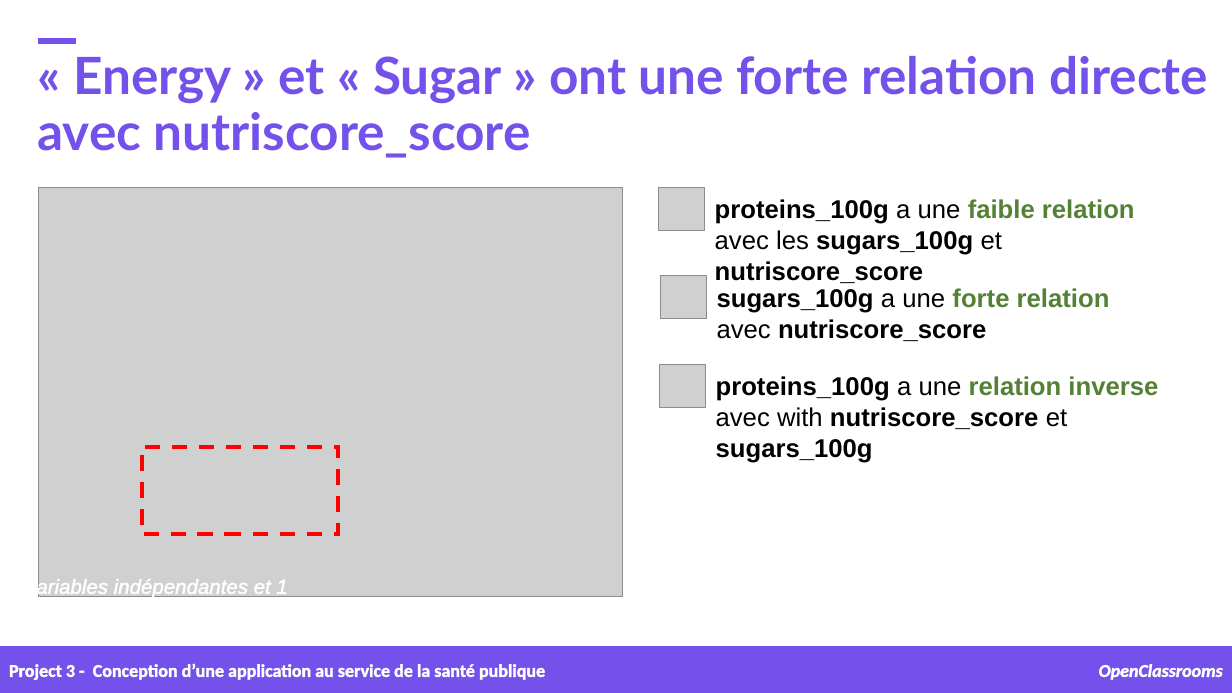
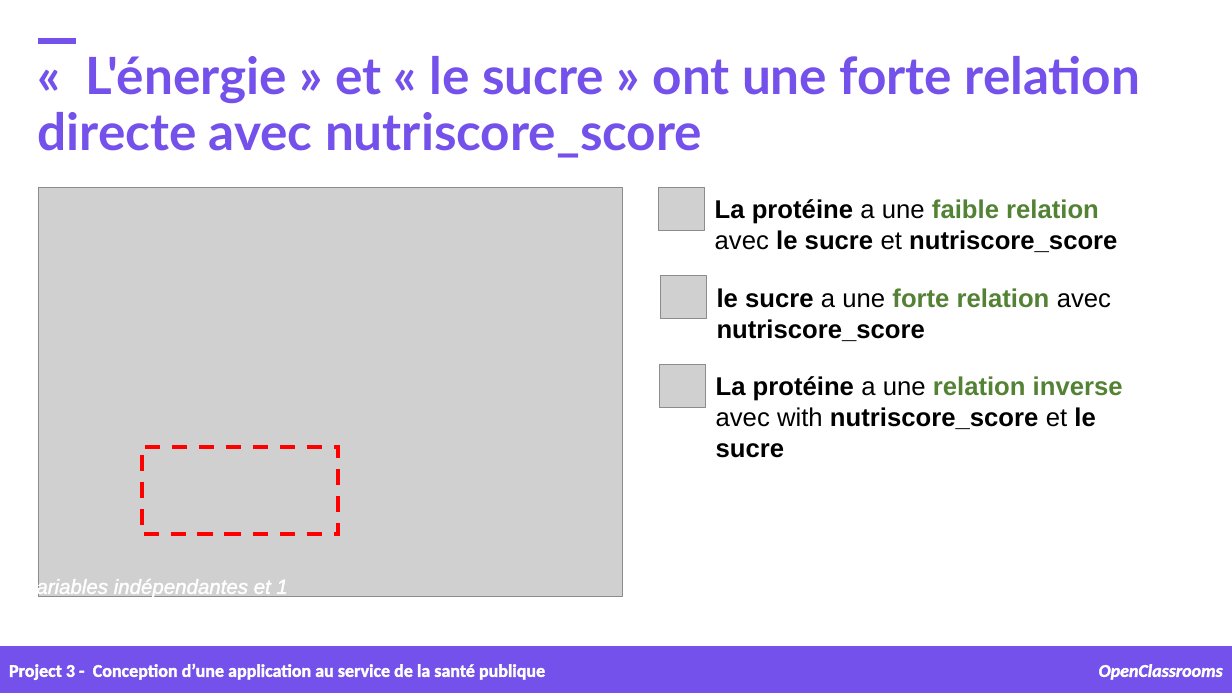
Before and after one commit to samirhinojosa/OC-P3-design-application-public-health, a slide deck: slide 28 of supports/P3_02_presentation v1.pptx (slide 29 before the commit). Drawn at 1232x693 pixels with LibreOffice and Linux fonts; fonts in the diff are those of the drawing; grey boxes stand for pictures; background and template pictures are left out. Boxes give left, top, right and bottom in pixels: in the first picture for what was removed or moved away, otherwise in the second. Text is boxed around its words. In the diff, an @@ line names an element or a change of style, - is before the commit and + after.

```diff
--- a/supports/P3_02_presentation v1.pptx
+++ b/supports/P3_02_presentation v1.pptx
@@ text at (x1=38, y1=56, x2=1141, y2=158): text changed @@
-« Energy » et « Sugar » ont une forte relation directe avec nutriscore_score
+« L'énergie » et « le sucre » ont une forte relation directe avec nutriscore_score
@@ text at (x1=715, y1=199, x2=1117, y2=252): text changed @@
-proteins_100g a une faible relation avec les sugars_100g et nutriscore_score
+La protéine a une faible relation avec le sucre et nutriscore_score
@@ text at (x1=717, y1=288, x2=1111, y2=341): text changed @@
-sugars_100g a une forte relation avec nutriscore_score
+le sucre a une forte relation avec nutriscore_score
@@ text at (x1=716, y1=376, x2=1123, y2=429): text changed @@
-proteins_100g a une relation inverse avec with nutriscore_score et sugars_100g
+La protéine a une relation inverse avec with nutriscore_score et le sucre
```
Also in this commit, not shown: 10 other slides changed, 1 slide removed, 1 other file.
